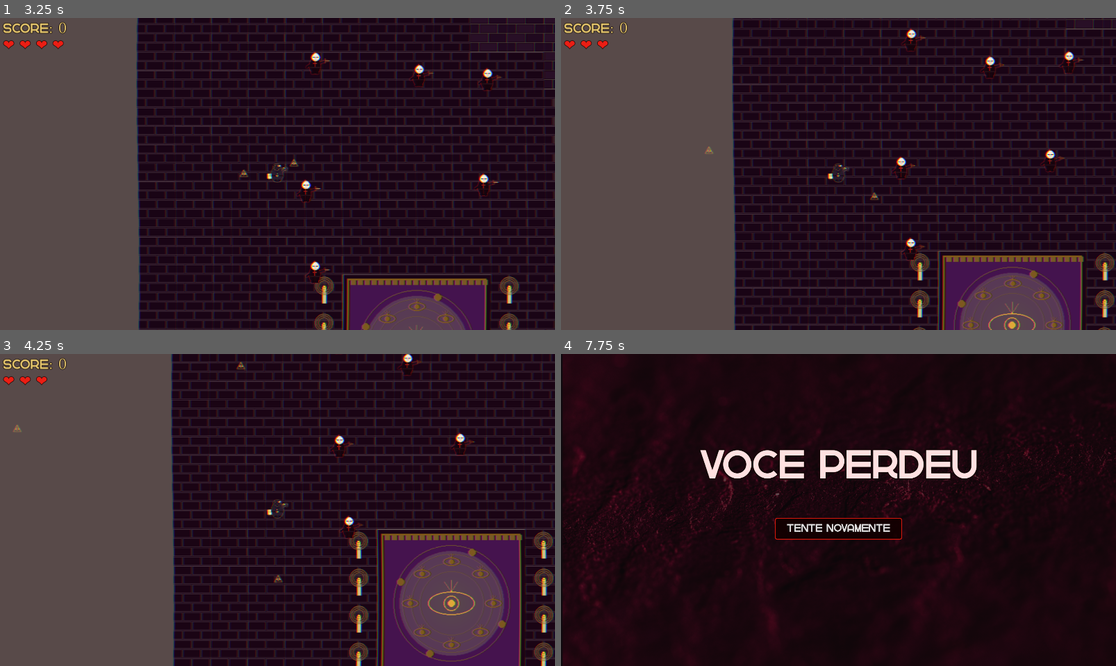
Above: before the commit, frames 1-4 (two rows, left to right).
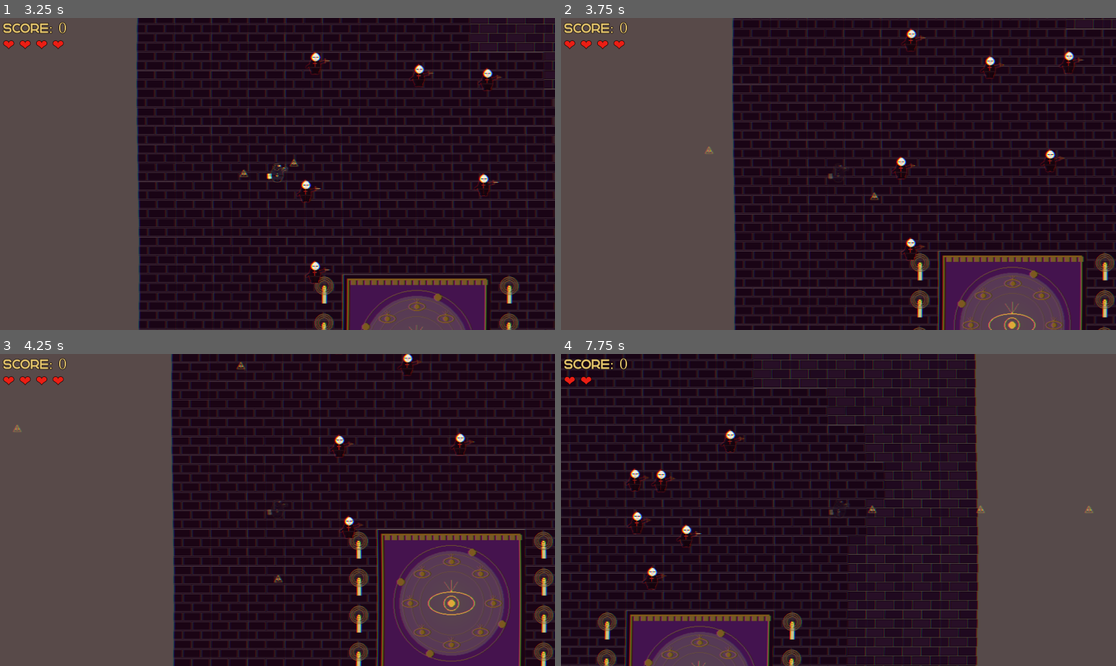
Above: after the commit, the same moments.

Repository: HMarchiori/Infiltrated
Game: Godot game, scene res://Game.tscn
The game is run twice, just before and just after one commit, with the same random seed, the same clock (stepped at 60 frames per second) and the same inputs.
Inputs:
- Up to frame 1 (3.25 s): tap Enter (ui_accept) at 0.5, 0.77, 1.52, 3.02 s; hold Up (ui_up) 0.53-2.03 s; hold Left (ui_left) from 2.03 s (still down)
- Up to frame 2 (3.75 s): release Left (ui_left) at 3.53 s; hold Down (ui_down) from 3.53 s (still down)
- Up to frame 3 (4.25 s): keep holding Down (ui_down); tap Enter (ui_accept) at 3.77 s
- Up to frame 4 (7.75 s): release Down (ui_down) at 4.28 s; hold Right (ui_right) 4.28-5.03 s; tap Enter (ui_accept) at 4.52, 6.02, 6.77, 7.52 s; hold Up (ui_up) 5.03-5.78 s; hold Right (ui_right) from 5.78 s (still down)

Frame 1 is identical in both runs. In frame 2, 0.1% of the frame differs, in the area x 9-52%, y 7-53%; in frame 3, 0.1%; in frame 4, 52%, in the area x 0-100%, y 0-100%.

Commit message:
invencibilidade

Diff:
--- a/infiltrated/Player.gd
+++ b/infiltrated/Player.gd
@@ -1,10 +1,14 @@
 extends CharacterBody2D
 
 @export var speed: float = 200.0
-@export var fire_rate: float = 0.25
+@export var fire_rate: float = 0.1
 @export var hp: int = 3
 @export var bullet_scene: PackedScene
+@export var invincibility_duration: float = 2
 
+var _invincible: bool = false
+var _invincibility_timer: float = 0.0
+var _blink_timer: float = 0.1
 var _fire_timer: float = 0.0
 var _last_dir: Vector2 = Vector2.DOWN
 
@@ -28,6 +32,16 @@
 		_shoot()
 		_fire_timer = fire_rate
 
+	if _invincible:
+		_invincibility_timer -= delta
+		_blink_timer -= delta
+		if _blink_timer <= 0.0:
+			_blink_timer = 0.1
+			modulate.a = 0.3 if modulate.a > 0.5 else 1.0
+		if _invincibility_timer <= 0.0:
+			_invincible = false
+			modulate.a = 1.0
+
 func _shoot() -> void:
 	if bullet_scene == null:
 		return
@@ -38,8 +52,13 @@
 	get_tree().current_scene.add_child(bullet)
 
 func receber_dano(dano: int) -> void:
+	if _invincible:
+		return
 	hp -= dano
 	EventBus.jogador_hp_alterado.emit(hp)
 	if hp <= 0:
 		EventBus.jogador_morreu.emit()
 		queue_free()
+		return
+	_invincible = true
+	_invincibility_timer = invincibility_duration
